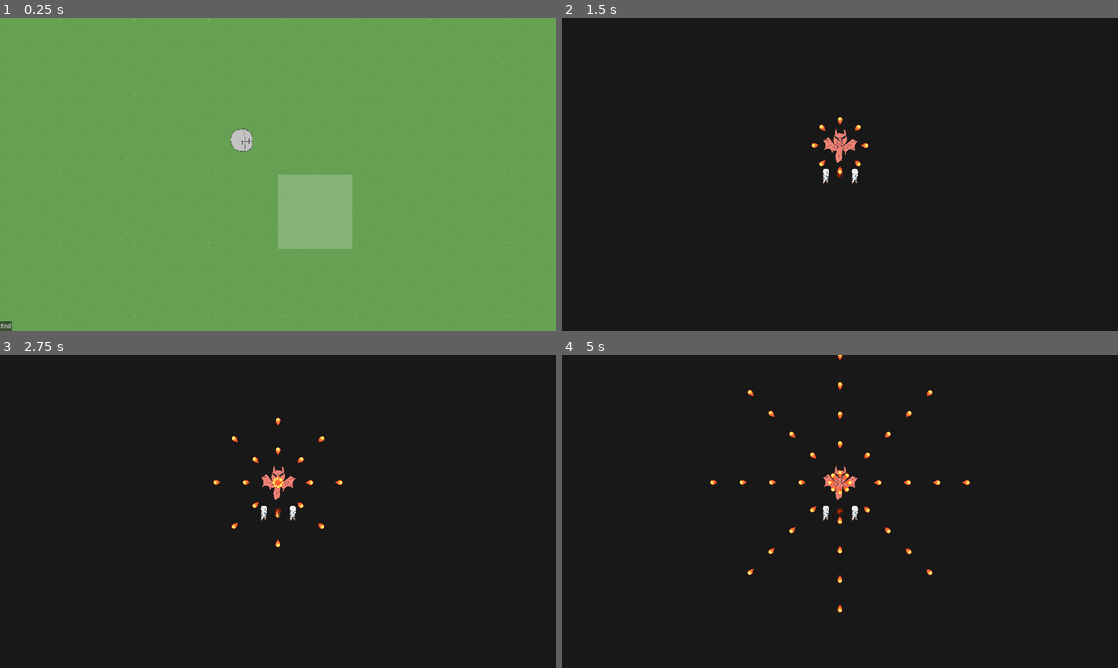
Above: before the commit, frames 1-4 (two rows, left to right).
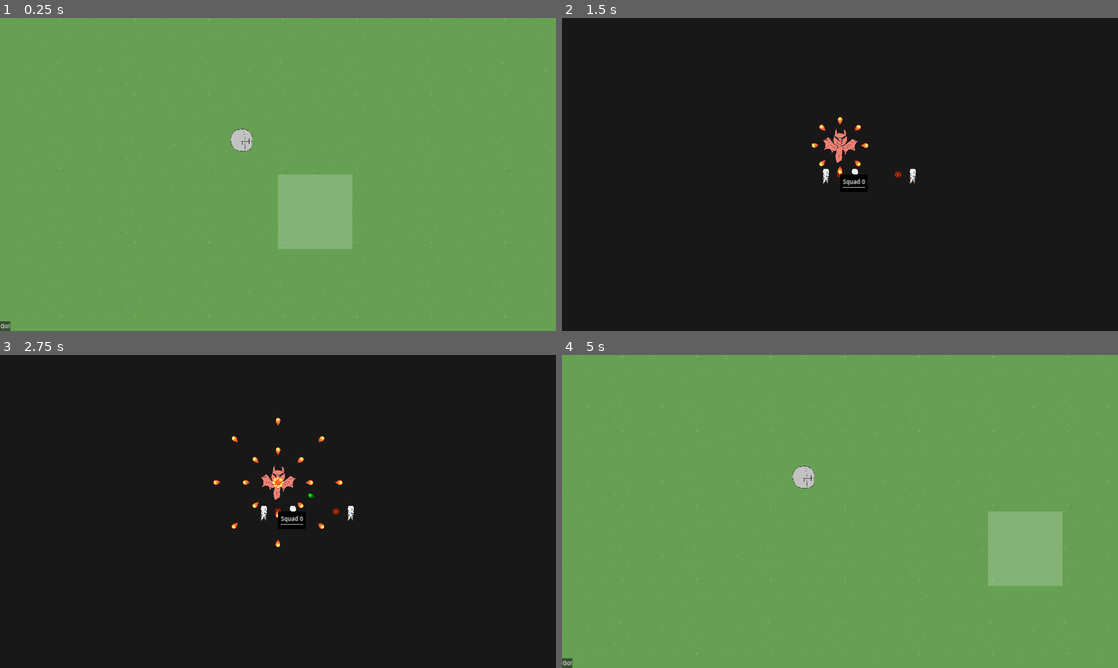
Above: after the commit, the same moments.

Repository: Hokome/BulletHellJam5
Game: Godot game, scene res://ui/squad_info.tscn
Same seed, same stepped clock (60 frames per second), same inputs: the game is played once before the commit and once after it. This scene is started directly instead of the project's main scene.
Inputs (mouse positions are in pixels of both pictures, inside the frame that each line leads up to):
- Up to frame 1 (0.25 s): no input
- Up to frame 2 (1.5 s): click "End" (after the commit: "Go!") at 0.5 s; tap Enter at 1.25 s; move the mouse to (840, 174) at 1.27 s; click (840, 174) at 1.35 s
- Up to frame 3 (2.75 s): move the mouse to (166, 527) at 2.02 s; right-click (166, 527) at 2.1 s; click (166, 527) at 2.17 s
- Up to frame 4 (5 s): move the mouse to (895, 442) at 2.77 s; click (895, 442) at 2.85 s; move the mouse to (812, 574) at 3.52 s; right-click (812, 574) at 3.6 s; click (812, 574) at 3.67 s; move the mouse to (1006, 558) at 4.27 s; click (1006, 558) at 4.35 s

The runs differ from the first frame. In frame 1, less than 0.1% of the frame differs, in the area x 0-3%, y 96-100%; in frame 2, 0.1%; in frame 3, 0.2%; in frame 4, 100%, in the area x 0-100%, y 0-100%.

Commit message:
Squad UI Improvements

Diff:
--- a/battle.gd
+++ b/battle.gd
@@ -10,18 +10,18 @@
 
 @export var player_scene: PackedScene
 @export var squad_scene: PackedScene
-@export var enemy: PackedScene
+@export var enemy_scene: PackedScene
 
-var squads_info: Array[Map.SquadInfo]
+var squads_info: Array[UM.SquadInfo]
 var squad_list: Array[Squad] = []
 var enemy_list: Array[Node2D] = []
 
 func _ready():
 	visible = false
-	var player = player_scene.instantiate()
-	player.enabled = false
+	add_child(player_scene.instantiate())
+	player().enabled = false
 
-func start_battle(squads: Array[Map.SquadInfo]):
+func start_battle(squads: Array[UM.SquadInfo]):
 	squads_info = squads
 	visible = true
 	add_enemy(Vector2(0, -200))
@@ -29,7 +29,7 @@
 	for i in squads.size():
 		add_squad(squads[i], STARTING_POS[i])
 
-func add_squad(squad_info: Map.SquadInfo, pos: Vector2):
+func add_squad(squad_info: UM.SquadInfo, pos: Vector2):
 	var squad: Squad = squad_scene.instantiate()
 	add_child(squad)
 	squad.position = pos
@@ -38,7 +38,7 @@
 		squad.create_unit(unit)
 
 func add_enemy(pos):
-	var new_enemy = enemy.instantiate()
+	var new_enemy = enemy_scene.instantiate()
 	add_child(new_enemy)
 	new_enemy.position = pos
 	enemy_list.append(new_enemy)
--- a/battle.tscn
+++ b/battle.tscn
@@ -9,4 +9,4 @@
 script = ExtResource("1_j42mj")
 player_scene = ExtResource("2_afout")
 squad_scene = ExtResource("3_vaku5")
-enemy = ExtResource("4_1hlqi")
+enemy_scene = ExtResource("4_1hlqi")
--- a/map/map.gd
+++ b/map/map.gd
@@ -3,9 +3,11 @@
 @export var squad_texture: Texture
 
 const MAP_SIZE: int = 12
+@warning_ignore("integer_division")
 const HALF_MAP: int = MAP_SIZE / 2
 
 const TILE_SIZE: int = 512
+@warning_ignore("integer_division")
 const HALF_TILE: int = TILE_SIZE / 2
 
 @onready var cursor: Node2D = $cursor
@@ -13,7 +15,7 @@
 class Tile:
 	var position: Vector2i
 	var type: int = -1
-	var squads: Array[SquadInfo] = []
+	var squads: Array[UM.SquadInfo] = []
 	var map_icon: Sprite2D
 	var resolved := false
 
@@ -28,16 +30,7 @@
 			if s.marked_delete:
 				squads.erase(s)
 
-class SquadInfo extends RefCounted:
-	var units: Array[UnitInfo] = []
-	var pos_locked := false
-	var marked_delete := false
 
-class UnitInfo extends RefCounted:
-	var name: String
-	var hp: int
-	var max_hp: int
-	var marked_delete := false
 
 @onready var map_ui = $map_ui
 
@@ -45,6 +38,7 @@
 var selected_tile: Tile:
 	set(val):
 		selected_tile = val
+		um.selected_squad = null
 		if selected_tile != null:
 			map_ui.display_squads(selected_tile.squads)
 		else:
@@ -52,27 +46,9 @@
 
 func _ready():
 	generate_map()
-	add_squads()
 	$map_camera.translate(Vector2.ONE * TILE_SIZE * HALF_MAP)
 
-func add_squads():
-	var tile: Tile = tiles[6][6]
-	tile.squads = [SquadInfo.new()]
-
-	tile.map_icon = Sprite2D.new()
-	tile.map_icon.texture = squad_texture
-	add_child(tile.map_icon)
-	tile.map_icon.position = grid_to_world(tile.position)
-
-	add_unit(tile.squads[0], "John")
-	add_unit(tile.squads[0], "Kevin")
-
-func add_unit(squad: SquadInfo, unit_name: String):
-	var unit := UnitInfo.new()
-	unit.name = unit_name
-	unit.max_hp = 5
-	unit.hp = unit.max_hp
-	squad.units.append(unit)
+	um.add_squads()
 
 func generate_map():
 	var tile_map: TileMap = $tiles
@@ -85,21 +61,28 @@
 			tile_map.set_cell(0, Vector2i(x, y), 0, Vector2i(0, 0))
 			tiles[x].append(tile)
 
-func move_squads(from: Tile, to: Tile):
+func move_squad(squad: UM.SquadInfo, from: Tile, to: Tile):
 	var diff := to.position - from.position
 	if (diff as Vector2).length_squared() > 1.1: return
-	if from.squads[0].pos_locked: return
-	for s in from.squads:
-		to.squads.append(s)
-		from.squads.erase(s)
-		s.pos_locked = true
+
+	if squad.pos_locked: return
+
+	from.squads.erase(squad)
+	to.squads.append(squad)
+	squad.pos_locked = true
 
 	to.map_icon = from.map_icon
 	from.map_icon = null
 	to.map_icon.translate(diff * TILE_SIZE)
 	selected_tile = to
 
-func _process(delta):
+func set_icon(tile: Tile):
+	tile.map_icon = Sprite2D.new()
+	tile.map_icon.texture = squad_texture
+	add_child(tile.map_icon)
+	tile.map_icon.position = grid_to_world(tile.position)
+
+func _process(_delta):
 	cursor.position = get_cursor_world()
 
 func grid_to_world(grid_pos: Vector2i) -> Vector2: return (grid_pos as Vector2) * TILE_SIZE - Vector2.ONE * HALF_TILE
@@ -118,11 +101,10 @@
 			var select_pos := get_cursor_grid()
 			selected_tile = tiles[select_pos.x][select_pos.y]
 		elif event.button_index == MOUSE_BUTTON_RIGHT:
-			if selected_tile != null and !selected_tile.squads.is_empty():
+			if selected_tile != null and um.selected_squad != null:
 				var select_pos := get_cursor_grid()
 				var destination_tile = tiles[select_pos.x][select_pos.y]
-				move_squads(selected_tile, destination_tile)
-
+				move_squad(um.selected_squad, selected_tile, destination_tile)
 
 func _on_end_pressed():
 	visible = false
--- a/map/map.tscn
+++ b/map/map.tscn
@@ -45,6 +45,7 @@
 
 [node name="squads" type="VBoxContainer" parent="map_ui/right"]
 layout_mode = 2
+theme_override_constants/separation = 20
 
 [node name="end" type="Button" parent="map_ui"]
 anchors_preset = 2
@@ -54,6 +55,6 @@
 offset_right = 38.0
 grow_vertical = 0
 theme = ExtResource("8_dok8v")
-text = "End"
+text = "Go!"
 
 [connection signal="pressed" from="map_ui/end" to="." method="_on_end_pressed"]
--- a/project.godot
+++ b/project.godot
@@ -22,6 +22,7 @@
 debugger="*res://debug/debugger.tscn"
 battle="*res://battle.tscn"
 map="*res://map/map.tscn"
+um="*res://units/um.tscn"
 
 [display]
 
--- a/ui/main_theme.tres
+++ b/ui/main_theme.tres
@@ -1,5 +1,15 @@
-[gd_resource type="Theme" format=3 uid="uid://c4511mdsphtiy"]
+[gd_resource type="Theme" load_steps=3 format=3 uid="uid://c4511mdsphtiy"]
+
+[sub_resource type="StyleBoxLine" id="StyleBoxLine_brt4b"]
+color = Color(0.662452, 0.662452, 0.662452, 1)
+thickness = 4
+
+[sub_resource type="StyleBoxFlat" id="StyleBoxFlat_ynebh"]
+bg_color = Color(0, 0, 0, 1)
 
 [resource]
 Button/font_sizes/font_size = 40
+HSeparator/constants/separation = 12
+HSeparator/styles/separator = SubResource("StyleBoxLine_brt4b")
 Label/font_sizes/font_size = 40
+PanelContainer/styles/panel = SubResource("StyleBoxFlat_ynebh")
--- a/ui/map_ui.gd
+++ b/ui/map_ui.gd
@@ -11,8 +11,9 @@
 	for squad_info in squad_list:
 		var sq_ui := squad_ui.instantiate()
 		squads.add_child(sq_ui)
+		sq_ui.get_node("margin/vbox/name").text = squad_info.name
 
-		var units = sq_ui.get_node("margin/units")
+		var units = sq_ui.get_node("margin/vbox/units")
 		for unit_info in squad_info.units:
 			var u_ui: UnitUI = unit_ui.instantiate()
 			units.add_child(u_ui)
--- a/ui/squad_info.tscn
+++ b/ui/squad_info.tscn
@@ -1,6 +1,9 @@
-[gd_scene format=3 uid="uid://ib0wxl0njjfc"]
+[gd_scene load_steps=2 format=3 uid="uid://ib0wxl0njjfc"]
+
+[ext_resource type="Theme" uid="uid://c4511mdsphtiy" path="res://ui/main_theme.tres" id="1_hv2nm"]
 
 [node name="squad" type="PanelContainer"]
+theme = ExtResource("1_hv2nm")
 
 [node name="margin" type="MarginContainer" parent="."]
 layout_mode = 2
@@ -9,6 +12,18 @@
 theme_override_constants/margin_right = 20
 theme_override_constants/margin_bottom = 20
 
-[node name="units" type="VBoxContainer" parent="margin"]
+[node name="vbox" type="VBoxContainer" parent="margin"]
+layout_mode = 2
+
+[node name="name" type="Label" parent="margin/vbox"]
+layout_mode = 2
+theme = ExtResource("1_hv2nm")
+text = "Squad 0"
+
+[node name="separator" type="HSeparator" parent="margin/vbox"]
+layout_mode = 2
+theme = ExtResource("1_hv2nm")
+
+[node name="units" type="VBoxContainer" parent="margin/vbox"]
 layout_mode = 2
 theme_override_constants/separation = 20
--- a/ui/unit_info.tscn
+++ b/ui/unit_info.tscn
@@ -5,7 +5,7 @@
 [ext_resource type="Theme" uid="uid://cnvec1w8fbn2t" path="res://ui/health_theme.tres" id="3_hvtwc"]
 
 [node name="unit" type="VBoxContainer" node_paths=PackedStringArray("name_label", "hp_bar")]
-custom_minimum_size = Vector2(200, 0)
+custom_minimum_size = Vector2(300, 0)
 anchors_preset = 8
 anchor_left = 0.5
 anchor_top = 0.5
--- a/units/ally/squad.gd
+++ b/units/ally/squad.gd
@@ -16,7 +16,7 @@
 	Vector2(-100, 0),
 ]
 
-func create_unit(unit_info: Map.UnitInfo):
+func create_unit(unit_info: UM.UnitInfo):
 	var pos = UNIT_POS[units.size()]
 	var anchor = Node2D.new()
 	add_child(anchor)
--- a/units/ally/unit.gd
+++ b/units/ally/unit.gd
@@ -12,14 +12,14 @@
 
 var attack_timer: BattleTimer
 
-var unit_info: Map.UnitInfo
+var unit_info: UM.UnitInfo
 
 func update_unit_info():
 	unit_info.hp = $health.value
 
 	unit_info.marked_delete = false
 
-func import_unit(info: Map.UnitInfo):
+func import_unit(info: UM.UnitInfo):
 	unit_info = info
 
 	$health.max_value = unit_info.max_hp
--- a/units/ally/unit.tscn
+++ b/units/ally/unit.tscn
@@ -31,7 +31,6 @@
 sprite_frames = ExtResource("3_bkyh2")
 animation = &"run"
 frame_progress = 0.254612
-animation = &"attack"
 
 [node name="collider" type="CollisionShape2D" parent="."]
 shape = SubResource("RectangleShape2D_j47w0")
--- a/units/enemy/enemy.gd
+++ b/units/enemy/enemy.gd
@@ -5,7 +5,7 @@
 
 var shooting := false
 
-func _process(delta):
+func _process(_delta):
 	if !shooting:
 		shoot()
 
--- /dev/null
+++ b/units/um.tscn
@@ -0,0 +1,6 @@
+[gd_scene load_steps=2 format=3 uid="uid://dotqievq6vu1x"]
+
+[ext_resource type="Script" path="res://units/unit_manager.gd" id="1_25nkn"]
+
+[node name="um" type="Node"]
+script = ExtResource("1_25nkn")
--- /dev/null
+++ b/units/unit_manager.gd
@@ -0,0 +1,50 @@
+extends Node
+class_name UM
+#Shortened from Unit Manager
+
+var selected_squad: SquadInfo:
+	set(val):
+		selected_squad = val
+
+var full_squad_dictionary: Dictionary = {}
+var next_id: int = 1
+
+class SquadInfo extends RefCounted:
+	var units: Array[UnitInfo] = []
+	var id: int
+	var name: String
+	var pos_locked := false
+	var marked_delete := false
+
+class UnitInfo extends RefCounted:
+	var name: String
+	var hp: int
+	var max_hp: int
+	var marked_delete := false
+
+func create_squad() -> SquadInfo:
+	var squad: SquadInfo = SquadInfo.new()
+	full_squad_dictionary[next_id] = squad
+	squad.id = next_id
+	next_id += 1
+
+	squad.name = "Squad %s" % squad.id
+
+	return squad
+
+func add_squads():
+	var tile: Map.Tile = map.tiles[6][6]
+	tile.squads = [create_squad(), create_squad()]
+
+	add_unit(tile.squads[0], "John")
+	add_unit(tile.squads[0], "Kevin")
+	add_unit(tile.squads[1], "Bob")
+
+	map.set_icon(tile)
+
+func add_unit(squad: SquadInfo, unit_name: String):
+	var unit := UnitInfo.new()
+	unit.name = unit_name
+	unit.max_hp = 5
+	unit.hp = unit.max_hp
+	squad.units.append(unit)
